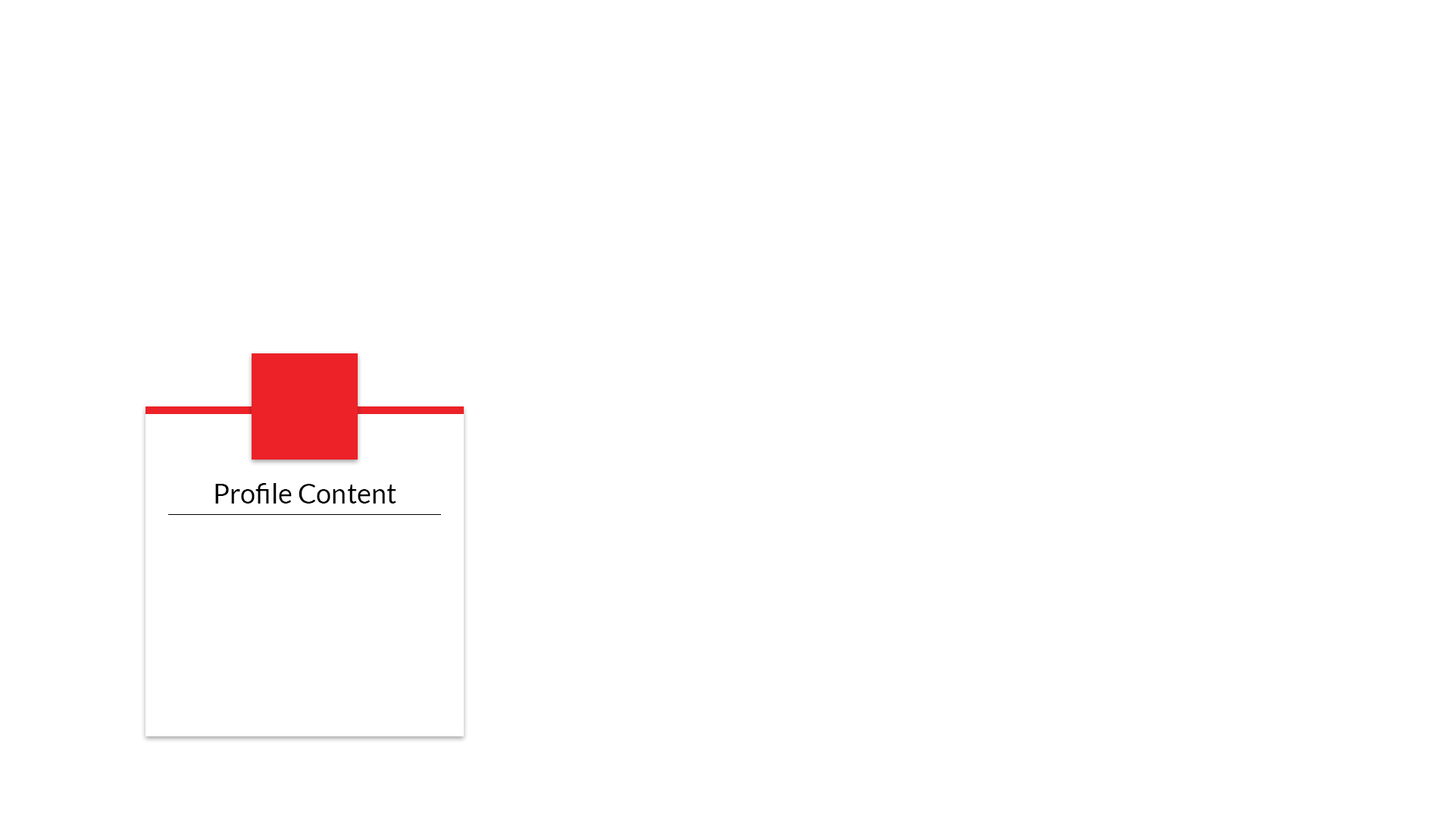
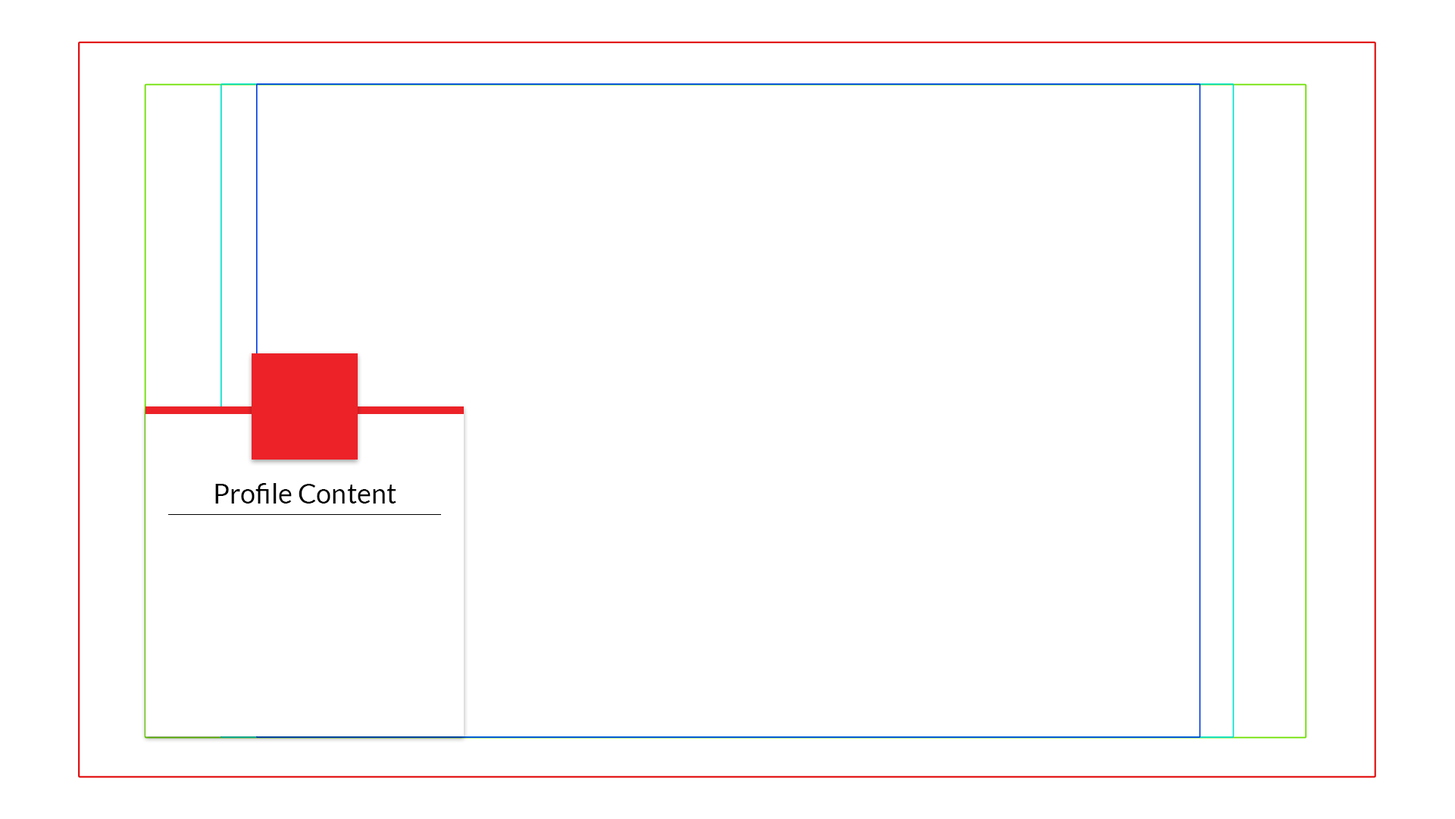
Layer changes from the first 1455 x 819 image to the second:
showed group "Sample Backgrounds" (2 layers) over [left=78, top=40, right=1377, bottom=778]
showed "Safe Zones" over [left=78, top=40, right=1377, bottom=778]
